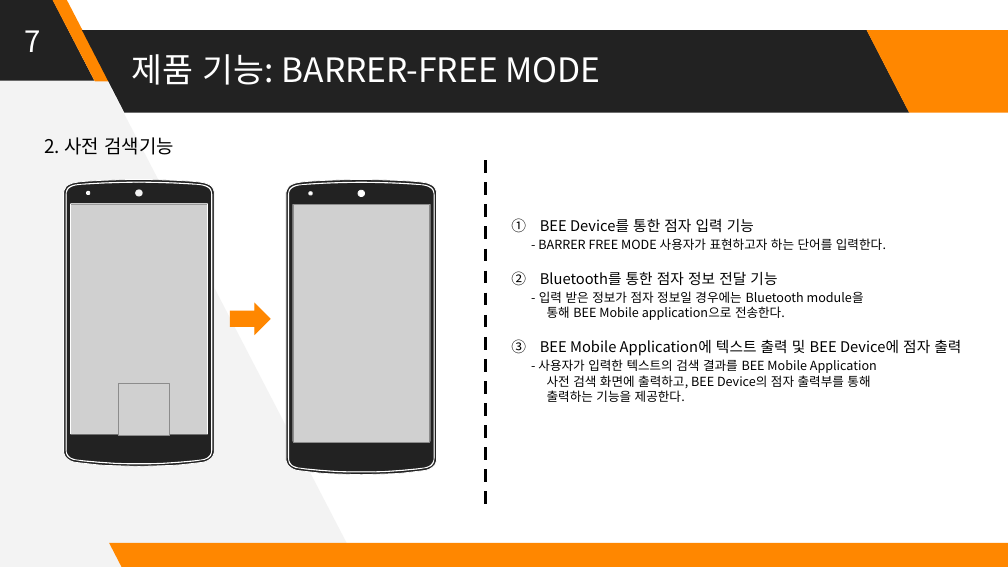
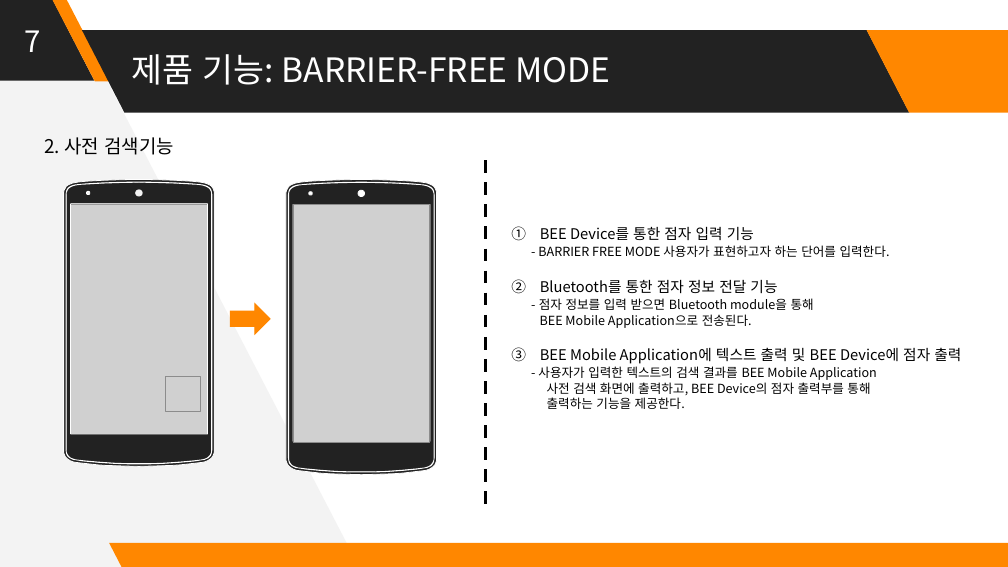
Before and after one commit to Huffon/2019_Capstone_bee, a slide deck: slide 7 of docs/8_Final Presentation Panel.pptx. Drawn at 1008x567 pixels with LibreOffice and Linux fonts; fonts in the diff are those of the drawing; grey boxes stand for pictures. Boxes give left, top, right and bottom in pixels: in the first picture for what was removed or moved away, otherwise in the second. Text is boxed around its words. In the diff, an @@ line names an element or a change of style, - is before the commit and + after.

```diff
--- a/docs/8_Final Presentation Panel.pptx
+++ b/docs/8_Final Presentation Panel.pptx
@@ title at bbox=[131, 54, 610, 85]: text changed @@
-제품 기능: BARRER-FREE MODE
+제품 기능: BARRIER-FREE MODE
@@ text "BEE Device를 통한 점자 입력 ...": place and size @@
-text "BEE Device를 통한 점자 입력 ..." at bbox=[538, 219, 961, 402]
+text "BEE Device를 통한 점자 입력 ..." at bbox=[538, 227, 961, 409]
@@ text at bbox=[538, 245, 890, 257]: text changed @@
-- BARRER FREE MODE 사용자가 표현하고자 하는 단어를 입력한다.
+- BARRIER FREE MODE 사용자가 표현하고자 하는 단어를 입력한다.
@@ text at bbox=[539, 298, 814, 328]: text changed @@
-- 입력 받은 정보가 점자 정보일 경우에는 Bluetooth module을
-통해 BEE Mobile application으로 전송한다.
+- 점자 정보를 입력 받으면 Bluetooth module을 통해
+BEE Mobile Application으로 전송된다.
@@ picture removed at bbox=[118, 383, 169, 435] @@
@@ picture added at bbox=[166, 376, 201, 411] @@
```
Also in this commit, not shown: 4 other slides changed, 1 other file.
